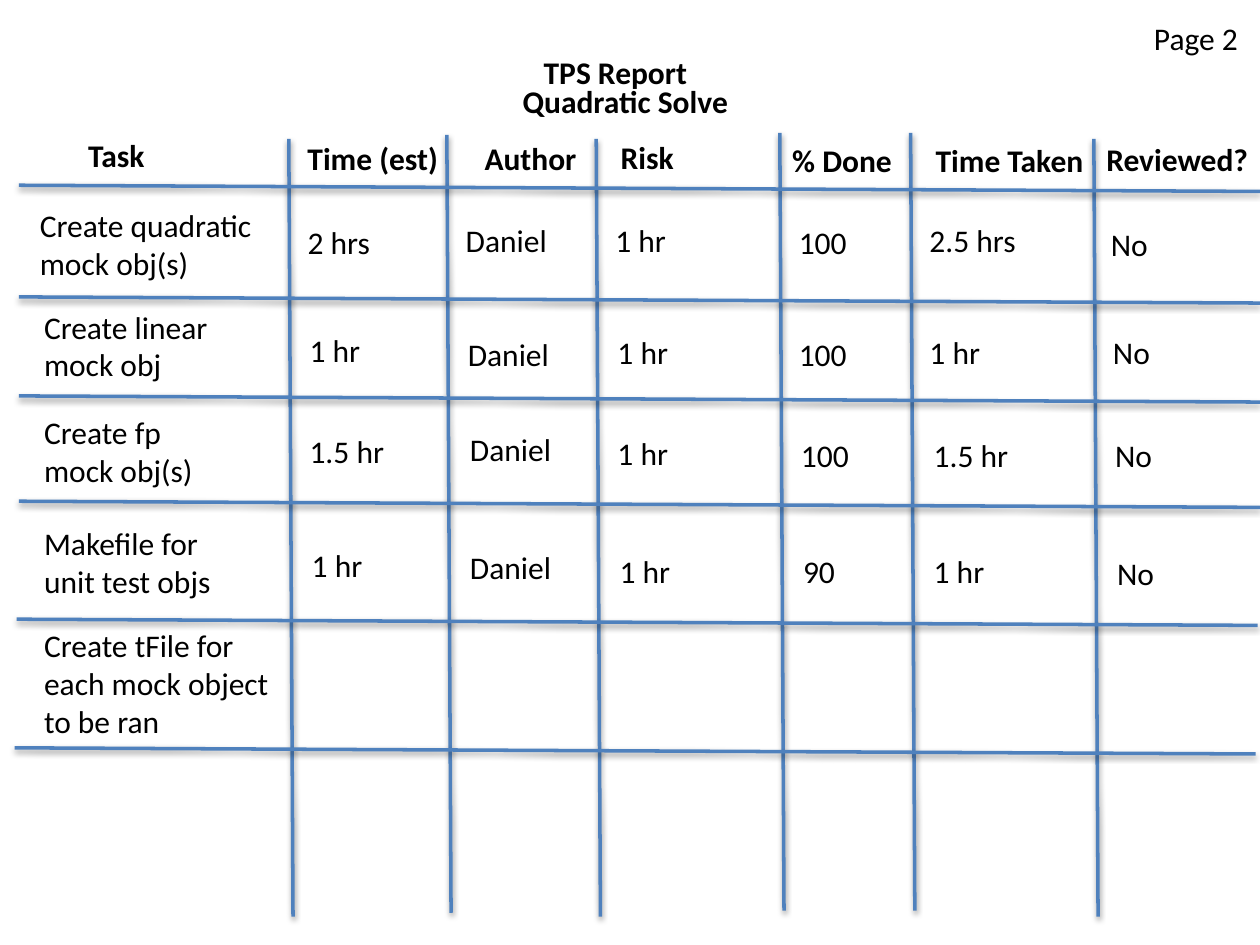
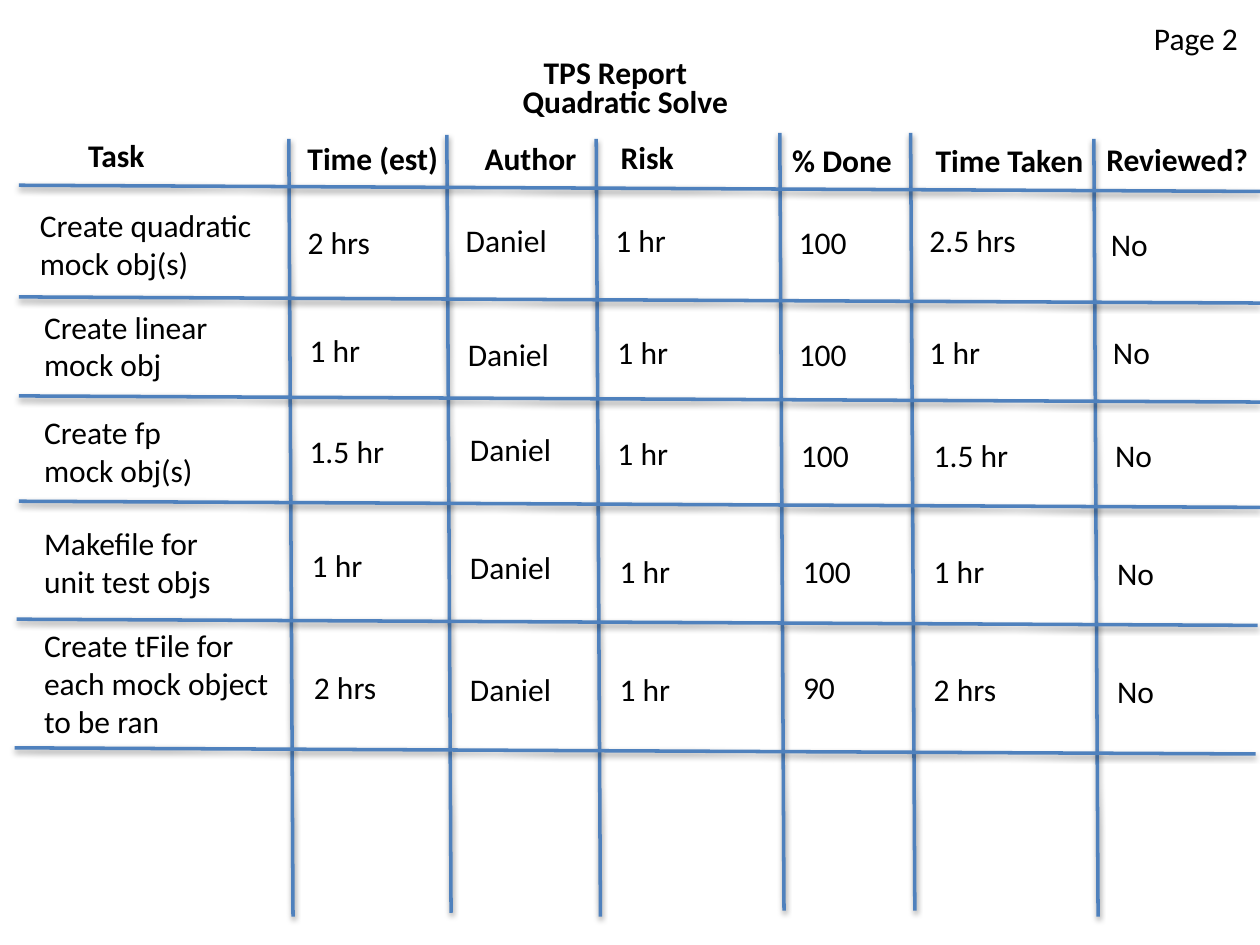
Before and after one commit to strangeprogrammer/CS4900QuadraticSolve, a slide deck: slide 3 of Tps_Stories.pptx. Drawn at 1260x945 pixels with LibreOffice and Linux fonts; fonts in the diff are those of the drawing. Boxes give left, top, right and bottom in pixels: in the first picture for what was removed or moved away, otherwise in the second. Text is boxed around its words. In the diff, an @@ line names an element or a change of style, - is before the commit and + after.

```diff
--- a/Tps_Stories.pptx
+++ b/Tps_Stories.pptx
@@ text added at (803,562,851,584), 18 pt, text #000000 @@
+100
@@ text added at (314,677,376,700), 18 pt, text #000000 @@
+2 hrs
@@ text added at (470,679,551,702), 18 pt, text #000000 @@
+Daniel
@@ text added at (620,679,670,701), 18 pt, text #000000 @@
+1 hr
@@ text "90": place and size @@
-text "90" at (803,562,835,584)
+text "90" at (803,678,835,700)
@@ text added at (934,679,996,702), 18 pt, text #000000 @@
+2 hrs
@@ text added at (1117,682,1154,704), 18 pt, text #000000 @@
+No
```
Also in this commit, not shown: 9 other files.
